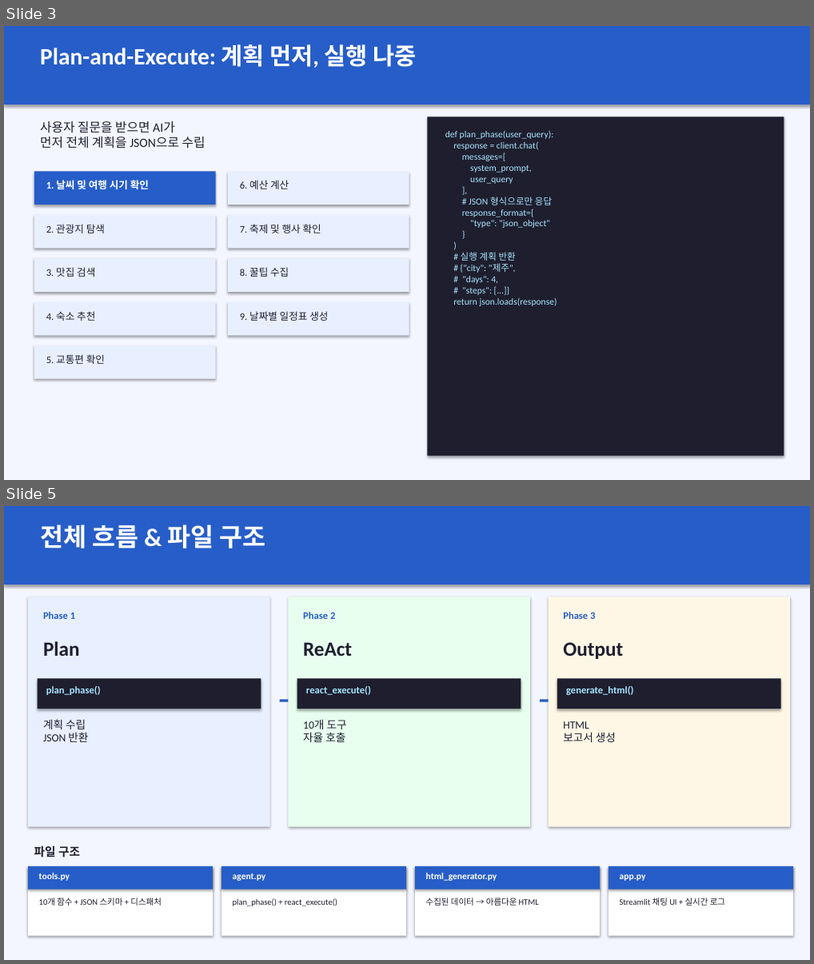
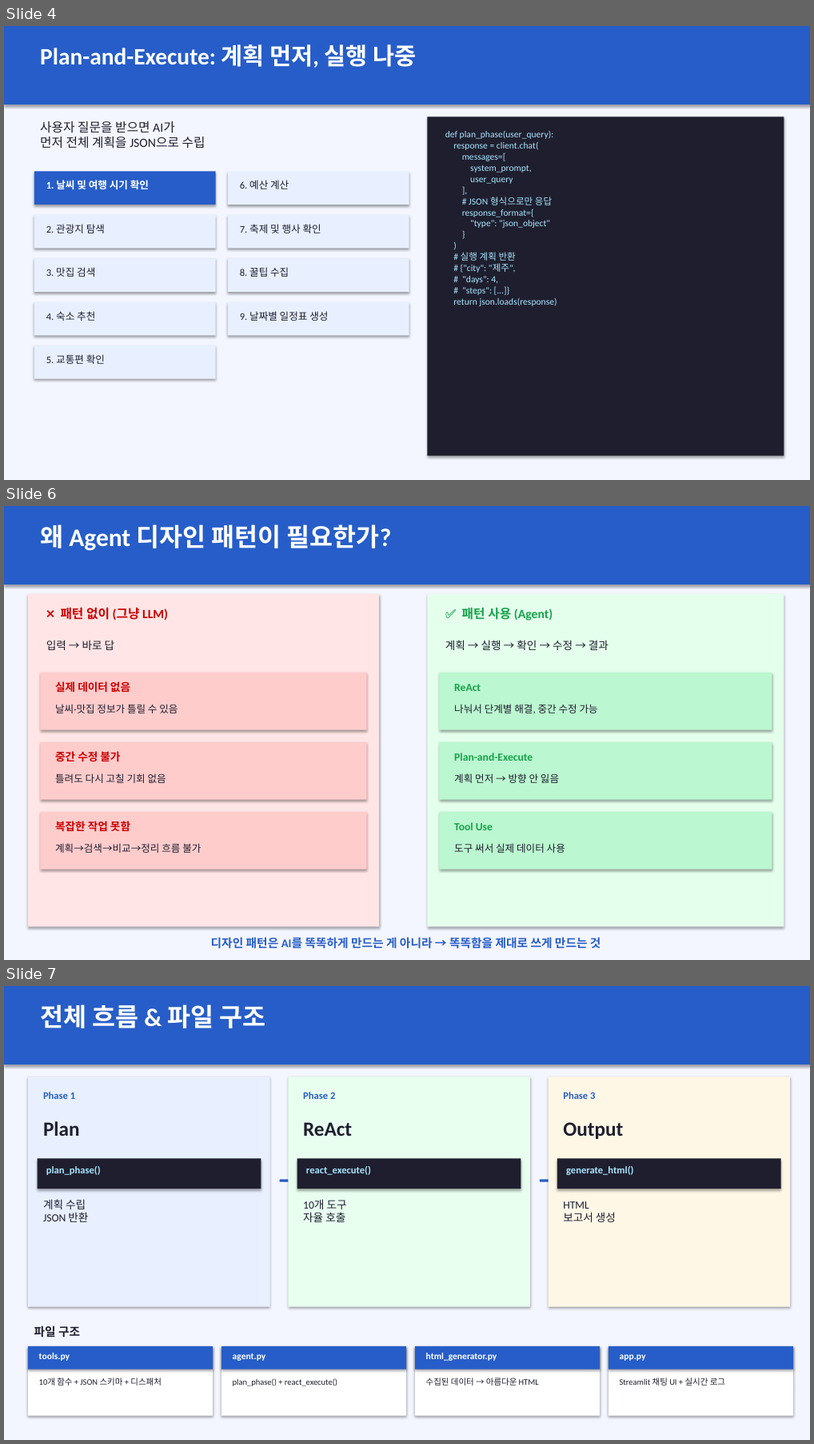
Before and after one commit to nmmm9/ai_study, a slide deck: week08-react/juwon/week08_발표.pptx. Shown one above the other, each under a label of ours: slides 3 and 5 before the commit, slides 4, 6 and 7 after it; the slides between them are not shown. The pictures are 814x964 and 814x1444 pixels, drawn with LibreOffice and Linux fonts; fonts in the diff are those of the drawing. Boxes give left, top, right and bottom in pixels: in the first picture for what was removed or moved away, otherwise in the second. Text is boxed around its words. In the diff, an @@ line names an element or a change of style, - is before the commit and + after.

```diff
--- a/week08-react/juwon/week08_발표.pptx
+++ b/week08-react/juwon/week08_발표.pptx
@@ slide 6 added at (x1=4, y1=506, x2=810, y2=960), background #F4F6FF @@
@@ rectangle added at (x1=4, y1=506, x2=810, y2=584), fill #265DC8 @@
@@ text added at (x1=40, y1=524, x2=392, y2=551), 30 pt, text #FFFFFF, bold @@
+왜 Agent 디자인 패턴이 필요한가?
@@ rectangle added at (x1=28, y1=594, x2=379, y2=927), fill #FFE5E5 @@
@@ rectangle added at (x1=427, y1=594, x2=784, y2=927), fill #E5FFED @@
@@ text added at (x1=61, y1=607, x2=168, y2=620), 15 pt, text #CC0000, bold @@
+❌ 패턴 없이 (그냥 LLM)
@@ text added at (x1=462, y1=608, x2=553, y2=620), 15 pt, text #16A34A, bold @@
+✅ 패턴 사용 (Agent)
@@ text added at (x1=46, y1=640, x2=115, y2=650), 13 pt, text #1E1E2E @@
+입력 → 바로 답
@@ text added at (x1=446, y1=640, x2=609, y2=650), 13 pt, text #1E1E2E @@
+계획 → 실행 → 확인 → 수정 → 결과
@@ rectangle added at (x1=40, y1=672, x2=367, y2=730), fill #FFCCCC @@
@@ rectangle added at (x1=439, y1=672, x2=772, y2=730), fill #BBF7D0 @@
@@ text added at (x1=55, y1=681, x2=130, y2=692), 13 pt, text #CC0000, bold @@
+실제 데이터 없음
@@ text added at (x1=454, y1=684, x2=481, y2=691), 13 pt, text #16A34A, bold @@
+ReAct
@@ text added at (x1=55, y1=704, x2=178, y2=713), 12 pt, text #1E1E2E @@
+날씨·맛집 정보가 틀릴 수 있음
@@ text added at (x1=454, y1=704, x2=598, y2=714), 12 pt, text #1E1E2E @@
+나눠서 단계별 해결, 중간 수정 가능
@@ rectangle added at (x1=40, y1=742, x2=367, y2=800), fill #FFCCCC @@
@@ rectangle added at (x1=439, y1=742, x2=772, y2=800), fill #BBF7D0 @@
@@ text added at (x1=55, y1=751, x2=120, y2=762), 13 pt, text #CC0000, bold @@
+중간 수정 불가
@@ text added at (x1=454, y1=752, x2=533, y2=760), 13 pt, text #16A34A, bold @@
+Plan-and-Execute
@@ text added at (x1=55, y1=773, x2=166, y2=783), 12 pt, text #1E1E2E @@
+틀려도 다시 고칠 기회 없음
@@ text added at (x1=454, y1=773, x2=559, y2=783), 12 pt, text #1E1E2E @@
+계획 먼저 → 방향 안 잃음
@@ rectangle added at (x1=40, y1=812, x2=367, y2=869), fill #FFCCCC @@
@@ rectangle added at (x1=439, y1=812, x2=772, y2=869), fill #BBF7D0 @@
@@ text added at (x1=55, y1=820, x2=130, y2=832), 13 pt, text #CC0000, bold @@
+복잡한 작업 못함
@@ text added at (x1=454, y1=822, x2=493, y2=830), 13 pt, text #16A34A, bold @@
+Tool Use
@@ text added at (x1=55, y1=843, x2=201, y2=852), 12 pt, text #1E1E2E @@
+계획→검색→비교→정리 흐름 불가
@@ text added at (x1=454, y1=843, x2=566, y2=852), 12 pt, text #1E1E2E @@
+도구 써서 실제 데이터 사용
@@ text added at (x1=211, y1=936, x2=602, y2=948), 14 pt, text #265DC8, bold @@
+디자인 패턴은 AI를 똑똑하게 만드는 게 아니라 → 똑똑함을 제대로 쓰게 만드는 것
@@ what was slide 3 is now slide 4 @@
@@ what was slide 5 is now slide 7 @@
```
Also in this commit, not shown: 1 other slide added, 57 other files.
